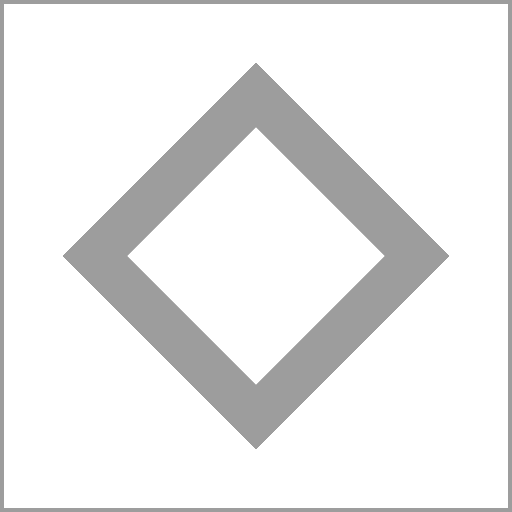
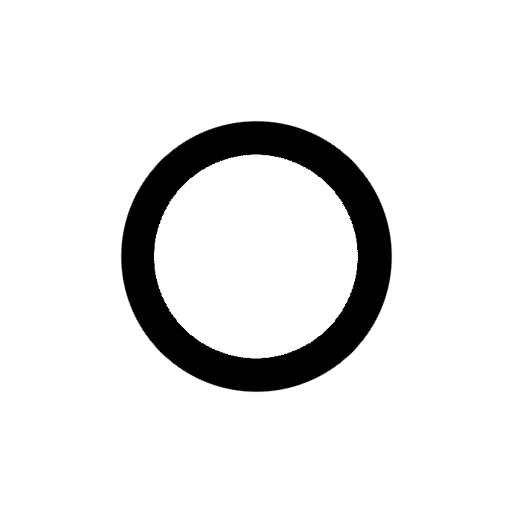
Layers edited between the first and the second 512 x 512 image:
hid "Transformation #1" over [127, 127, 385, 385]
hid "Transformation", painted on it over [63, 63, 449, 449]
showed "Transformation #3" over [153, 154, 358, 359]
showed "Transformation #2" over [120, 120, 393, 393]
showed "background" over [0, 0, 512, 512]
hid "Test_CubeMat2.png" over [0, 0, 512, 512]
